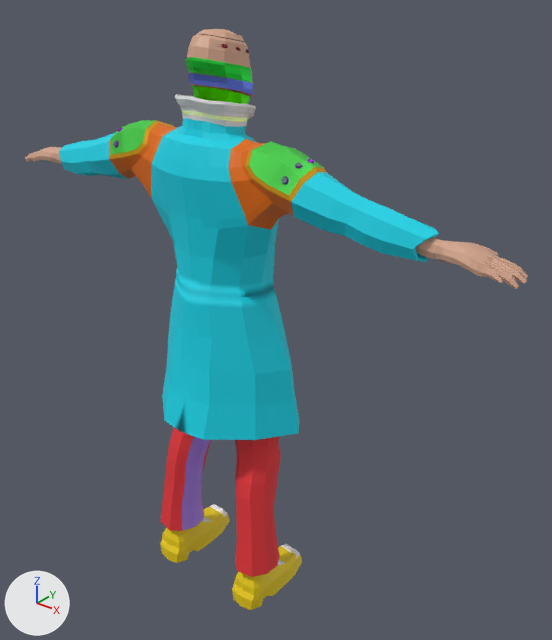
What one commit did to the FBX model My project/Assets/Modeling/Models/Rocket Guy.fbx.
Before and after are seen from a 50 mm lens placed at (-33.4, 1.7, 2.54), pointed at (-35.23, 3.99, 1.13). Lighting does not change. The marker at lower left points along +X, +Y and +Z. Vertices at the same position are counted once.

Objects in the first picture: 'Rocket Guy Asset'.
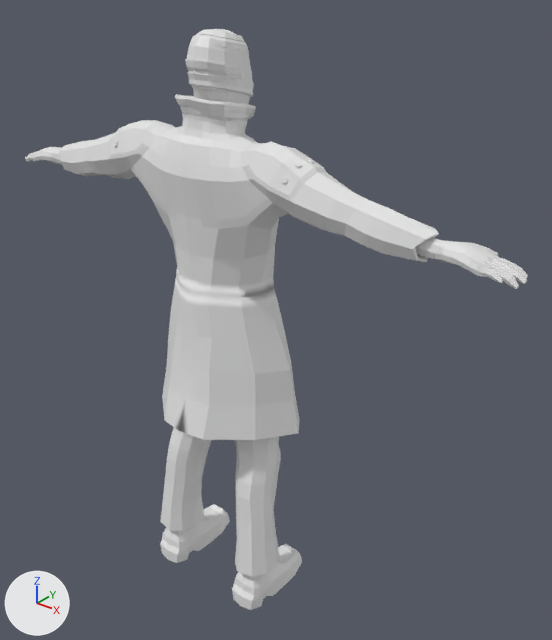
The newer file is also turned or shifted as a whole; pictures and numbers use the older file's frame.

What differs and where, as boxes [x1, y1, x2, y2] in the pictures (552 x 640 px):
part 1 of me_cylinder_022, recoloured (red to grey): [160, 428, 281, 577] in both
part 2 of me_cylinder_022, recoloured (yellow to grey): [160, 506, 302, 610] in both
part 3 of me_cylinder_022, recoloured (cyan to grey): [59, 118, 439, 440] in both
part 4 of me_cylinder_022, recoloured (orange to grey): [109, 123, 294, 229] in both
part 5 of me_cylinder_022, recoloured (orange to grey): [109, 120, 326, 202] in both
part 6 of me_cylinder_022, recoloured (green to white): [110, 120, 324, 195] in both
part 7 of me_cylinder_022, recoloured: [114, 128, 314, 183] in both
part 8 of me_cylinder_022, recoloured: [114, 128, 390, 209] in both
part 9 of me_cylinder_022, recoloured (beige to white): [25, 29, 528, 289] in both
part 10 of me_cylinder_022, recoloured (green to grey): [192, 85, 250, 104] in both
part 11 of me_cylinder_022, recoloured (purple to grey): [182, 437, 210, 531] in both
part 12 of me_cylinder_022, recoloured: [188, 72, 253, 97] in both
part 13 of me_cylinder_022, recoloured (blue to grey): [187, 72, 254, 95] in both
part 14 of me_cylinder_022, recoloured (green to grey): [185, 57, 253, 83] in both
part 15 of me_cylinder_022, recoloured: [498, 268, 527, 286] in both
part 16 of me_cylinder_022, recoloured: [182, 110, 247, 121] in both

Edits to the bpy script that builds the scene:
```text
Change me_cylinder_022:
    where me_cylinder_022.from_pydata(...)  # 3367 vertices, 3368 faces; spans x -1.24..1.24, y -0.3..0.27, z -1.95..0.51
    used by ob_rocket_guy_asset; location = (-35.38, 3.84, 1.776)
    remove me_cylinder_022.materials.append(mat_jaket_shiny)  # blue #0300e7
    remove me_cylinder_022.materials.append(mat_glas_frame_shiny)  # red #e70022
    remove me_cylinder_022.materials.append(mat_glasses)  # white #e7e7e7
    remove me_cylinder_022.materials.append(mat_transparent_002)  # grey #7b7b7b
    remove me_cylinder_022.materials.append(mat_underskin)  # cyan #778f92
    remove me_cylinder_022.materials.append(mat_underskin_shiny)  # dark cyan #637779
    remove me_cylinder_022.materials.append(mat_collar)  # white #e7e7e7
    remove me_cylinder_022.materials.append(mat_collar_2)  # white #e7e7e7
    remove me_cylinder_022.materials.append(mat_boots_2)  # white #e7e7e7
    remove me_cylinder_022.materials.append(mat_head_accessories)  # dark red #64101d
    remove me_cylinder_022.materials.append(mat_glow_2_001)  # dark red #3a0a11
    me_cylinder_022 part 1: all 344 faces that had it switch from mat_pants (red #e7343a) to no material
    me_cylinder_022 part 2: all 238 faces that had it switch from mat_boots (yellow #e7ca00) to no material
    me_cylinder_022 part 3: all 470 faces that had it switch from mat_jaket (cyan #00d3e7) to no material
    me_cylinder_022 part 4: all 94 faces that had it switch from mat_jaket_armor (orange #e76e00) to no material
    me_cylinder_022 part 5: all 38 faces that had it switch from mat_jaket_armor_shiny (yellow #e7ae12) to no material
    me_cylinder_022 part 6: all 120 faces that had it switch from mat_bracers (green #62e764) to no material
    me_cylinder_022 part 7: all 44 faces that had it switch from mat_inner_armor (cyan #778f92) to no material
    me_cylinder_022 part 8: all 84 faces that had it switch from mat_inner_armor_shiny (purple #a012e7) to no material
    me_cylinder_022 part 9: all 764 faces that had it switch from mat_skin (beige #d7a78e) to no material
    me_cylinder_022 part 10: all 250 faces that had it switch from mat_base_mask (green #52e700) to no material
    me_cylinder_022 part 11: all 56 faces that had it switch from mat_pants_2_001 (purple #aa84e7) to no material
    me_cylinder_022 part 12: all 50 faces that had it switch from mat_mask_2_shiny (pink #e78e79) to no material
    me_cylinder_022 part 13: all 108 faces that had it switch from mat_mask_2 (blue #6f82e7) to no material
    me_cylinder_022 part 14: all 80 faces that had it switch from mat_glas_frame (green #31e74c) to no material
    me_cylinder_022 part 15: all 16 faces that had it switch from mat_nails (beige #a27e6b) to no material
    me_cylinder_022 part 16: all 40 faces that had it switch from mat_glow_002 (dark green #3e4b00) to no material
```
